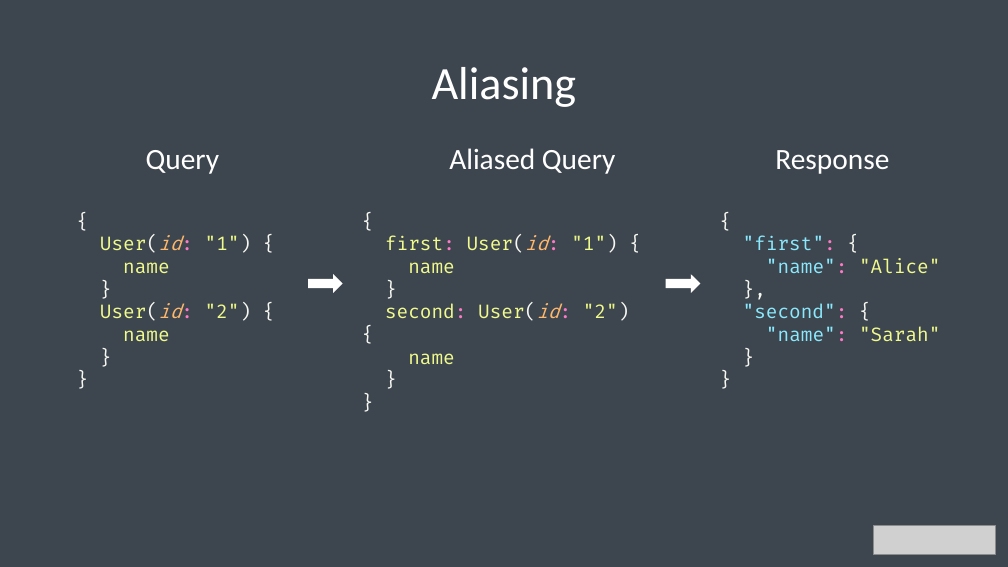
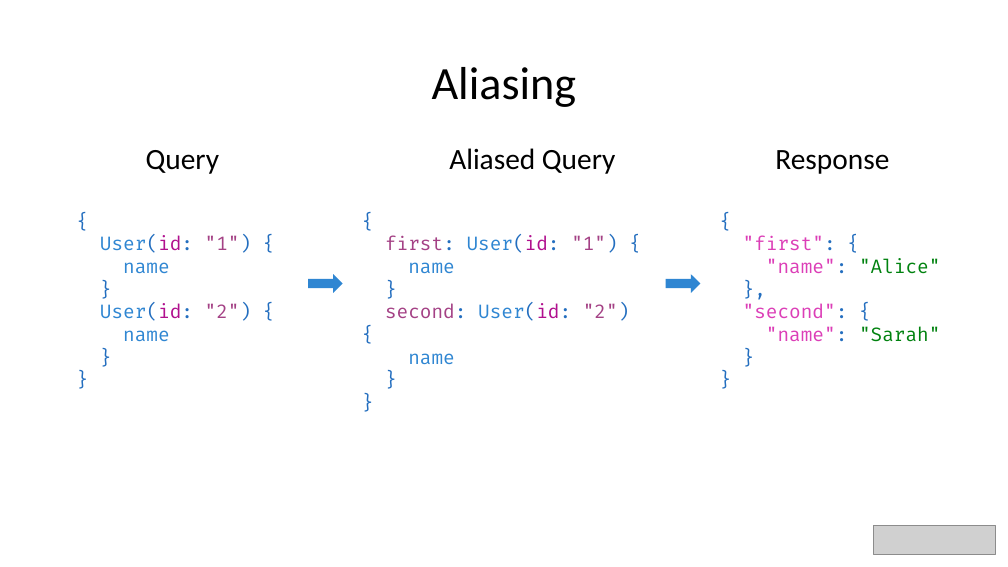
Before and after one commit to bytePassion/GraphQL-Talk, a slide deck: slide 45 of slides/GraphqlSlides.pptx (slide 48 before the commit). Drawn at 1008x567 pixels with LibreOffice and Linux fonts; fonts in the diff are those of the drawing; grey boxes stand for pictures. Boxes give left, top, right and bottom in pixels: in the first picture for what was removed or moved away, otherwise in the second. Text is boxed around its words. In the diff, an @@ line names an element or a change of style, - is before the commit and + after.

Commit message:
switch to light theme for slides

```diff
--- a/slides/GraphqlSlides.pptx
+++ b/slides/GraphqlSlides.pptx
@@ background #3D464F to #FFFFFF @@
@@ text colour #FFFFFF to #000000 in 4 elements at (x1=146, y1=150, x2=219, y2=174), (x1=449, y1=148, x2=615, y2=174), (x1=775, y1=150, x2=889, y2=174), (x1=432, y1=67, x2=577, y2=107) @@
@@ text "{" at (x1=100, y1=235, x2=252, y2=341): text colour #F8F8F2 to #236EBF in "{", "User(id: "1") {", "}", "User(id: "2") {" and 2 more places; text colour #F1FA8C to #2F86D2 in "User(id:", "name", "User(id:", "name"; text colour #FFB86C to #B1108E, text colour #FF79C6 to #236EBF, italic off in "User(id:", "User(id:"; text colour #E9F284 to #A44185, text colour #F1FA8C to #A44185 in ""1")", ""2")" @@
@@ text "{" at (x1=385, y1=235, x2=630, y2=364): text colour #F8F8F2 to #236EBF in "{", "User(id: "1") {", "}", "User(id: "2") {" and 2 more places; text colour #F1FA8C to #A44185 in "first: "1")", "second: "2")"; text colour #FF79C6 to #236EBF in "first: User(id:", "second: User(id:"; text colour #F1FA8C to #2F86D2 in "User(id:", "name", "User(id:", "name"; text colour #FFB86C to #B1108E, italic off in "User(id:", "User(id:"; text colour #E9F284 to #A44185 in ""1")", ""2")" @@
@@ text "{" at (x1=743, y1=235, x2=940, y2=342): text colour #F8F8F2 to #236EBF in "{", "{", "},", "{" and 2 more places; text colour #8BE9FE to #DC3EB7, text colour #8BE9FD to #DC3EB7, text colour #FF79C6 to #236EBF in ""first":", ""name":", ""second":", ""name":"; text colour #E9F284 to #00820F, text colour #F1FA8C to #00820F in ""Alice"", ""Sarah"" @@
@@ right arrow at (x1=309, y1=274, x2=343, y2=293): fill #FFFFFF to #2F86D2 @@
@@ right arrow at (x1=666, y1=274, x2=701, y2=293): fill #FFFFFF to #2F86D2 @@
```
Also in this commit, not shown: 54 other slides changed, 3 slides removed.
